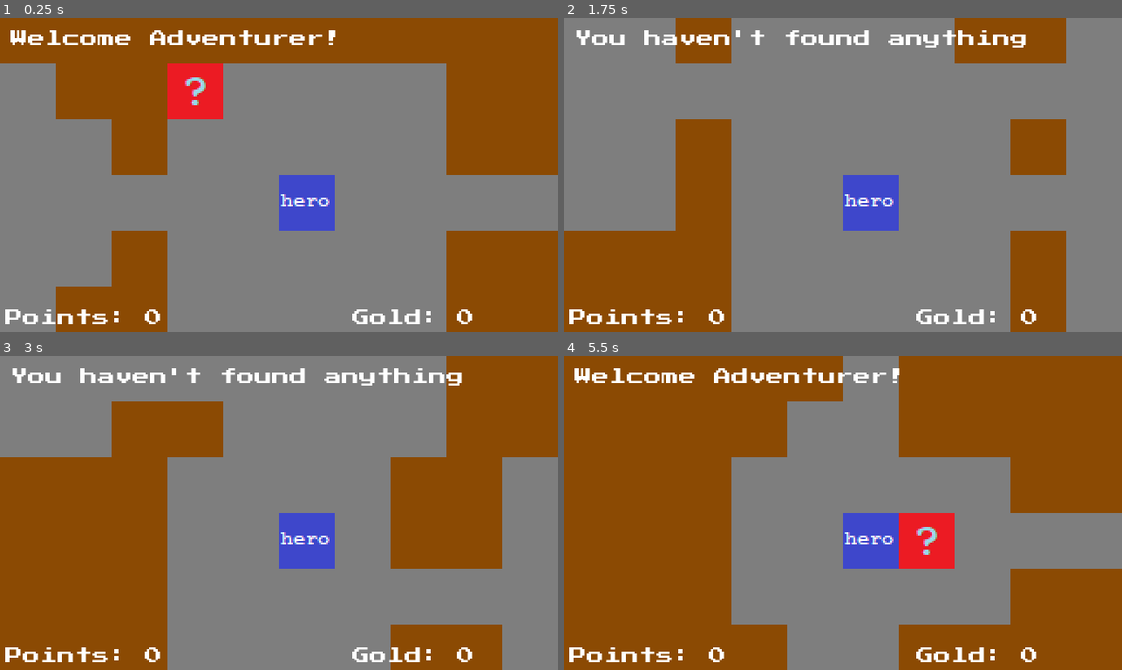
Above: before the commit, frames 1-4 (two rows, left to right).
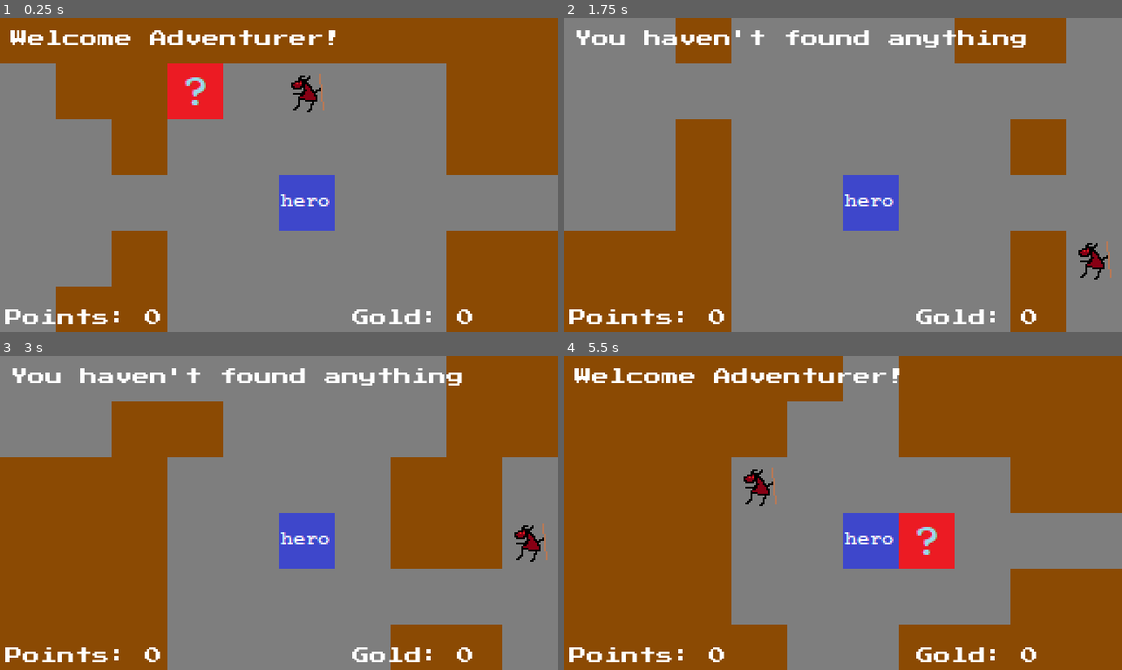
Above: after the commit, the same moments.

Repository: PiotrDawidziuk/Roguelike_Demo_Version_0_1
Game: Godot game, scene res://Scenes/Game.tscn
Two runs of this game, one before a commit and one after it. Both use one fixed random seed, a clock stepped at 60 frames per second and the inputs below.
Inputs:
- Up to frame 1 (0.25 s): no input
- Up to frame 2 (1.75 s): tap Enter (ui_accept) at 0.5, 0.77, 0.8, 1.07, 1.35, 1.52 s; hold Right (ui_right) 0.53-1.28 s; hold S (search) 0.53-1.28 s; hold Down (ui_down) from 1.28 s (still down); tap S (search) at 1.55 s
- Up to frame 3 (3 s): tap Enter (ui_accept) at 1.82, 2.3, 2.75 s; release Down (ui_down) at 2.03 s; hold Right (ui_right) 2.03-2.78 s; hold S (search) 2.03-2.78 s; hold Up (ui_up) from 2.78 s (still down); tap S (search) at 2.85 s
- Up to frame 4 (5.5 s): tap Enter (ui_accept) at 3.02, 3.32, 4.52, 4.82, 5.3 s; release Up (ui_up) at 3.53 s; hold Enter (ui_accept) 3.53-4.28 s; hold Left (ui_left) 3.53-5.03 s; tap S (search) at 4.35 s; hold Down (ui_down) from 5.03 s (still down); hold S (search) from 5.03 s (still down)

The runs differ from the first frame. In frame 1, 0.3% of the frame differs, in the area x 52-59%, y 17-30%; in frame 2, 0.3%; in frame 3, 0.3%; in frame 4, 0.3%.

Commit message:
kobold added

Diff:
--- a/Globals.gd
+++ b/Globals.gd
@@ -1,8 +1,10 @@
 extends Node
 
-var levelNumber = 0
+var levelNumber = 1
 var points = 0
 var gold = 0
+#state: 0 - menu, 1 - game, 2 - dialog, 3 - battle (to be confirmed)
+var state = 1
 
 func _ready():
 	pass # Replace with function body.
--- a/Scenes/Game.gd
+++ b/Scenes/Game.gd
@@ -4,6 +4,7 @@
 #const Player = preload("res://Scenes/hero.tscn")
 const Secret = preload("res://Scenes/secret.tscn")
 const Exit = preload("res://Scenes/level_exit.tscn")
+const Kobold = preload("res://Scenes/kobold.tscn")
 const WALKERS_STEPS = 200
 
 #TEST VARIABLES
@@ -14,6 +15,7 @@
 var cell_dict = {}
 var secret = Secret.instance()
 var exit = Exit.instance()
+var kobold = Kobold.instance()
 
 #variables of things player has etc:
 var hasKey = false
@@ -27,6 +29,10 @@
 onready var message_box = $hero/Label
 onready var points_label = $hero/PointsLabel
 onready var gold_label = $hero/GoldLabel
+onready var dialog_box = $hero/DialogBox
+onready var dialog_text = $hero/DialogBox/DialogLabel
+
+
 onready var key = $key
 
 
@@ -50,12 +56,18 @@
 		cell_dict[new_cell.position] = new_cell
 
 
+	# Add things:
+
 	add_child(secret)
 	secret.position = cell_table[30].position*32
 	cell_dict[Vector2(secret.position.x / 32, secret.position.y / 32)].searched_description = 'You found 100 gold pieces'
 	cell_dict[Vector2(secret.position.x / 32, secret.position.y / 32)].gold = 100
 	cell_dict[Vector2(secret.position.x / 32, secret.position.y / 32)].isEmpty = false
 
+	add_child(kobold)
+	kobold.position = cell_table[32].position*32
+	cell_dict[Vector2(kobold.position.x / 32, kobold.position.y / 32)].searched_description = 'You found kobold poop'
+	cell_dict[Vector2(kobold.position.x / 32, kobold.position.y / 32)].isEmpty = false
 
 	add_child(exit)
 	#exit.position = cell_table[40].position*32
@@ -71,7 +83,10 @@
 
 	cell_sample = tileMap.get_cell(2,2)
 	# message_box.text = String(cell_sample)
-	message_box.text = "Welcome Adventurer!"
+	if(Globals.levelNumber == 1):
+		message_box.text = "Welcome Adventurer!"
+	else:
+		message_box.text = "You are now in level " + String(Globals.levelNumber)
 	points_label.text = "Points: " + String(Globals.points)
 	gold_label.text = "Gold: " + String(Globals.gold)
 
@@ -79,33 +94,35 @@
 	get_tree().reload_current_scene()
 
 func _input(event):
-	if event.is_action_pressed("ui_accept"):
-		reaload_level()
-	if event.is_action_pressed("ui_left"):
-		if cell_dict.has(Vector2((player.position.x / 32) -1, player.position.y / 32)):
-			var test_text_1 = String(cell_dict[Vector2(player.position.x / 32, player.position.y / 32)].position)
-			message_box.text = "You went West from " + test_text_1
-			player.position = Vector2(player.position.x -32, player.position.y)
-	if event.is_action_pressed("ui_right"):
-		if cell_dict.has(Vector2((player.position.x / 32) +1, player.position.y / 32)):
-			var test_text_1 = String(cell_dict[Vector2(player.position.x / 32, player.position.y / 32)].position)
-			message_box.text = "You went East from " + test_text_1
-			player.position = Vector2(player.position.x +32, player.position.y)
-	if event.is_action_pressed("ui_up"):
-		if cell_dict.has(Vector2(player.position.x / 32, (player.position.y / 32)-1)):
-			var test_text_1 = String(cell_dict[Vector2(player.position.x / 32, player.position.y / 32)].position)
-			message_box.text = "You went North from " + test_text_1
-			player.position = Vector2(player.position.x, player.position.y - 32)
-	if event.is_action_pressed("ui_down"):
-		if cell_dict.has(Vector2(player.position.x / 32, (player.position.y / 32)+1)):
-			var test_text_1 = String(cell_dict[Vector2(player.position.x / 32, player.position.y / 32)].position)
-			message_box.text = "You went South from" + test_text_1
-			player.position = Vector2(player.position.x, player.position.y + 32)
-	meeting(player.position)
-	if event.is_action_pressed("search"):
-		search(cell_dict[Vector2(player.position.x / 32, player.position.y / 32)])
+	if(Globals.state == 1):
+		if event.is_action_pressed("ui_accept"):
+			reaload_level()
+		if event.is_action_pressed("ui_left"):
+			if cell_dict.has(Vector2((player.position.x / 32) -1, player.position.y / 32)):
+				var test_text_1 = String(cell_dict[Vector2(player.position.x / 32, player.position.y / 32)].position)
+				message_box.text = "You went West from " + test_text_1
+				player.position = Vector2(player.position.x -32, player.position.y)
+		if event.is_action_pressed("ui_right"):
+			if cell_dict.has(Vector2((player.position.x / 32) +1, player.position.y / 32)):
+				var test_text_1 = String(cell_dict[Vector2(player.position.x / 32, player.position.y / 32)].position)
+				message_box.text = "You went East from " + test_text_1
+				player.position = Vector2(player.position.x +32, player.position.y)
+		if event.is_action_pressed("ui_up"):
+			if cell_dict.has(Vector2(player.position.x / 32, (player.position.y / 32)-1)):
+				var test_text_1 = String(cell_dict[Vector2(player.position.x / 32, player.position.y / 32)].position)
+				message_box.text = "You went North from " + test_text_1
+				player.position = Vector2(player.position.x, player.position.y - 32)
+		if event.is_action_pressed("ui_down"):
+			if cell_dict.has(Vector2(player.position.x / 32, (player.position.y / 32)+1)):
+				var test_text_1 = String(cell_dict[Vector2(player.position.x / 32, player.position.y / 32)].position)
+				message_box.text = "You went South from" + test_text_1
+				player.position = Vector2(player.position.x, player.position.y + 32)
+		meeting(player.position)
+		if event.is_action_pressed("search"):
+			search(cell_dict[Vector2(player.position.x / 32, player.position.y / 32)])
 		#message_box.text = "Search clicked"
-
+	if(Globals.state == 2):
+		pass
 
 
 func meeting(position):
@@ -120,6 +137,7 @@
 		key.queue_free()
 	if exit != null && position == exit.position:
 		if (hasKey):
+			Globals.levelNumber += 1
 			reaload_level()
 		else:
 			message_box.text = "The exit is locked!"
--- a/Scenes/hero.tscn
+++ b/Scenes/hero.tscn
@@ -8,6 +8,7 @@
 script = ExtResource( 2 )
 
 [node name="hero_sprite" type="Sprite" parent="."]
+z_index = 2
 texture = ExtResource( 1 )
 offset = Vector2( 16, 16 )
 
@@ -19,6 +20,7 @@
 margin_top = -82.9261
 margin_right = 165.874
 margin_bottom = -50.9261
+text = "Example label here"
 
 [node name="PointsLabel" parent="." instance=ExtResource( 3 )]
 margin_left = -156.748
@@ -33,3 +35,22 @@
 margin_right = 135.139
 margin_bottom = 108.749
 text = "Gold: 0"
+
+[node name="DialogBox" type="ColorRect" parent="."]
+visible = false
+margin_left = -123.0
+margin_top = -47.0
+margin_right = 118.0
+margin_bottom = 64.0
+color = Color( 0, 0, 0, 1 )
+__meta__ = {
+"_edit_use_anchors_": false
+}
+
+[node name="DialogLabel" parent="DialogBox" instance=ExtResource( 3 )]
+margin_left = 2.0
+margin_top = 5.0
+margin_right = 234.0
+margin_bottom = 107.0
+text = "Example dialog aaaa  aaaaaa aaaa"
+autowrap = true
--- /dev/null
+++ b/Scenes/kobold.tscn
@@ -0,0 +1,7 @@
+[gd_scene load_steps=2 format=2]
+
+[ext_resource path="res://kobold.png" type="Texture" id=1]
+
+[node name="kobold" type="Sprite"]
+texture = ExtResource( 1 )
+offset = Vector2( 16, 16 )
Binary file added: kobold.png
Not shown, added: kobold.png.import
